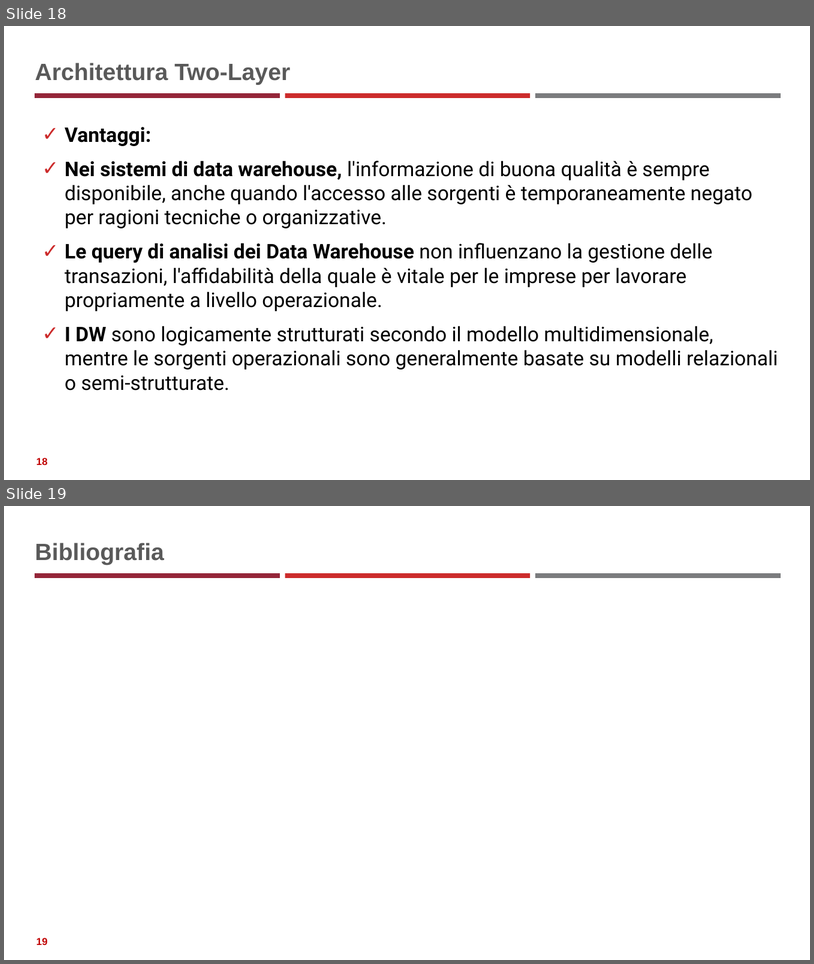
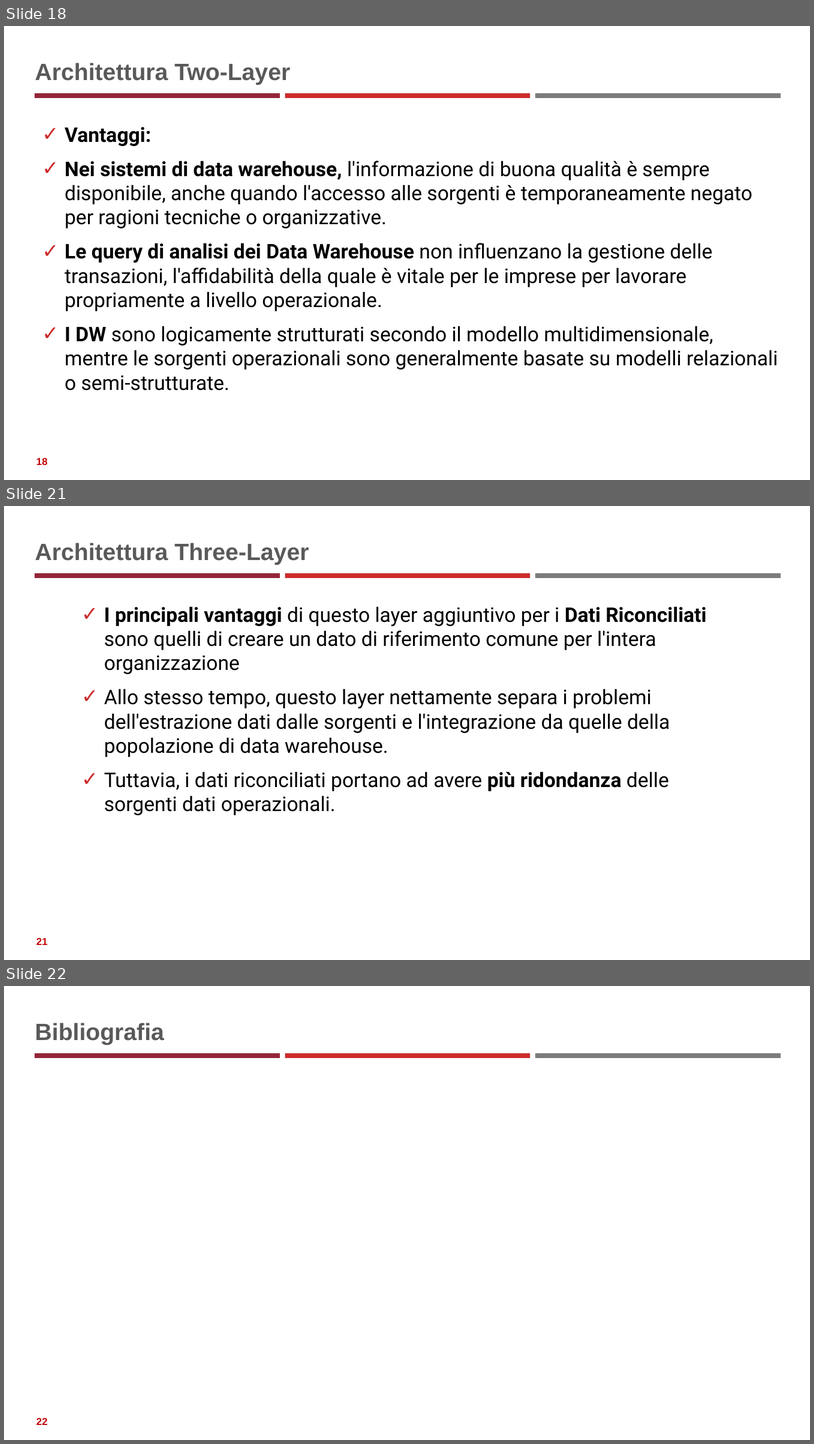
Before and after one commit to neural1977/data_science_interview_material, a slide deck: Datawarehousing.pptx. Shown one above the other, each under a label of ours: slides 18 and 19 before the commit, slides 18, 21 and 22 after it; the slides between them are not shown. The pictures are 814x964 and 814x1444 pixels, drawn with LibreOffice and Linux fonts; fonts in the diff are those of the drawing. Boxes give left, top, right and bottom in pixels: in the first picture for what was removed or moved away, otherwise in the second. Text is boxed around its words. In the diff, an @@ line names an element or a change of style, - is before the commit and + after.

```diff
--- a/Datawarehousing.pptx
+++ b/Datawarehousing.pptx
@@ slide 21 added at [4,506,810,960], background #FFFFFF; not listed: 3 template elements that a slide beside it also shows @@
@@ title added at [35,543,309,565], 28 pt, text #595959, bold @@
+Architettura Three-Layer
@@ text added at [104,606,707,815], 24 pt, text #000000 @@
+✓ I principali vantaggi di questo layer aggiuntivo per i Dati Riconciliati sono quelli di creare un dato di riferimento comune per l'intera organizzazione
+✓ Allo stesso tempo, questo layer nettamente separa i problemi dell'estrazione dati dalle sorgenti e l'integrazione da quelle della popolazione di data warehouse.
+✓ Tuttavia, i dati riconciliati portano ad avere più ridondanza delle sorgenti dati operazionali.
@@ page number added at [36,937,48,945], 12 pt, text #C00000, bold @@
+21
@@ what was slide 19 is now slide 22 @@
@@ page number at [36,1417,48,1425]: text changed @@
-19
+22
```
Also in this commit, not shown: 2 other slides added, 3 other files.
